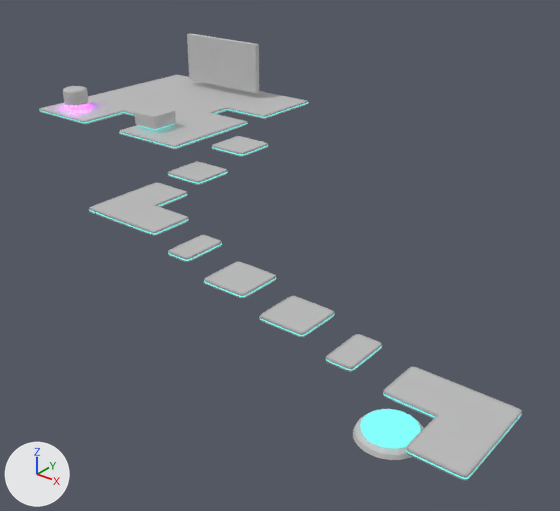
The glTF model public/future_scene.glb as it was, and as the next commit left it.
The view is the same before and after, from a 50 mm camera at (42.0, -29.3, 52.6) aimed at (-24.9, 54.4, 0.7). Lighting does not change. The marker at lower left points along +X, +Y and +Z. Where no turn or scale is listed for an object, it has been applied to the vertices.

Names of what the first picture shows: '3_4Platform', '3_4Platform.003', 'AsOne', 'Cylinder.003', 'LongPlatformSmall', 'LongPlatformSmall.003', 'Platform', 'Platform.003', 'Platform.004', 'Platform.006'.
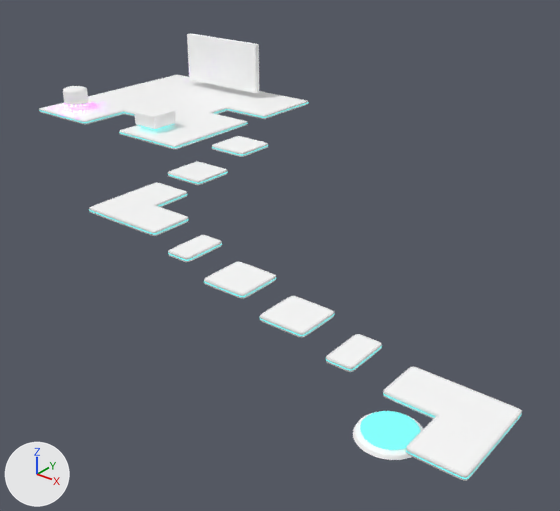
Location of each change, (x1, y1, x2, y2) in pixels of the pictures (560 x 511 px):
'AsOne', recoloured (grey to white): (39, 34, 309, 149) in both
'3_4Platform', recoloured (grey to white): (383, 366, 522, 481) in both
'3_4Platform.003', recoloured (grey to white): (89, 182, 188, 236) in both
'Cylinder.003', recoloured (grey to white): (353, 409, 424, 460) in both
'Platform', recoloured (grey to white): (259, 296, 335, 338) in both
'Platform.003', recoloured (grey to white): (204, 261, 276, 299) in both
'LongPlatformSmall', recoloured (grey to white): (326, 334, 382, 372) in both
'Platform.004', recoloured (grey to white): (168, 161, 228, 185) in both
'LongPlatformSmall.003', recoloured (grey to white): (168, 235, 222, 262) in both
'Platform.006', recoloured (grey to white): (212, 136, 268, 157) in both

The edits, one by one:
Material 'Future Grey 1' (mat_future_grey_1) changes colour from grey #bebebe to white #ffffff; in linear values from (0.517, 0.517, 0.517) to (1.0, 1.0, 1.0).
